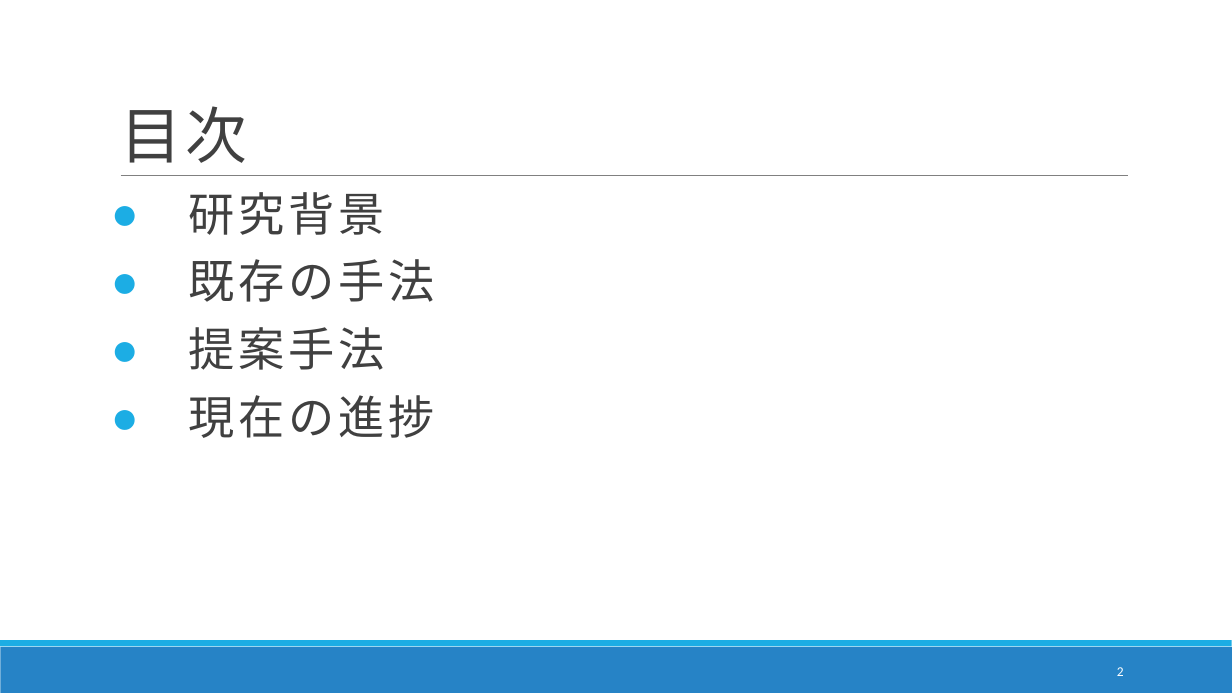
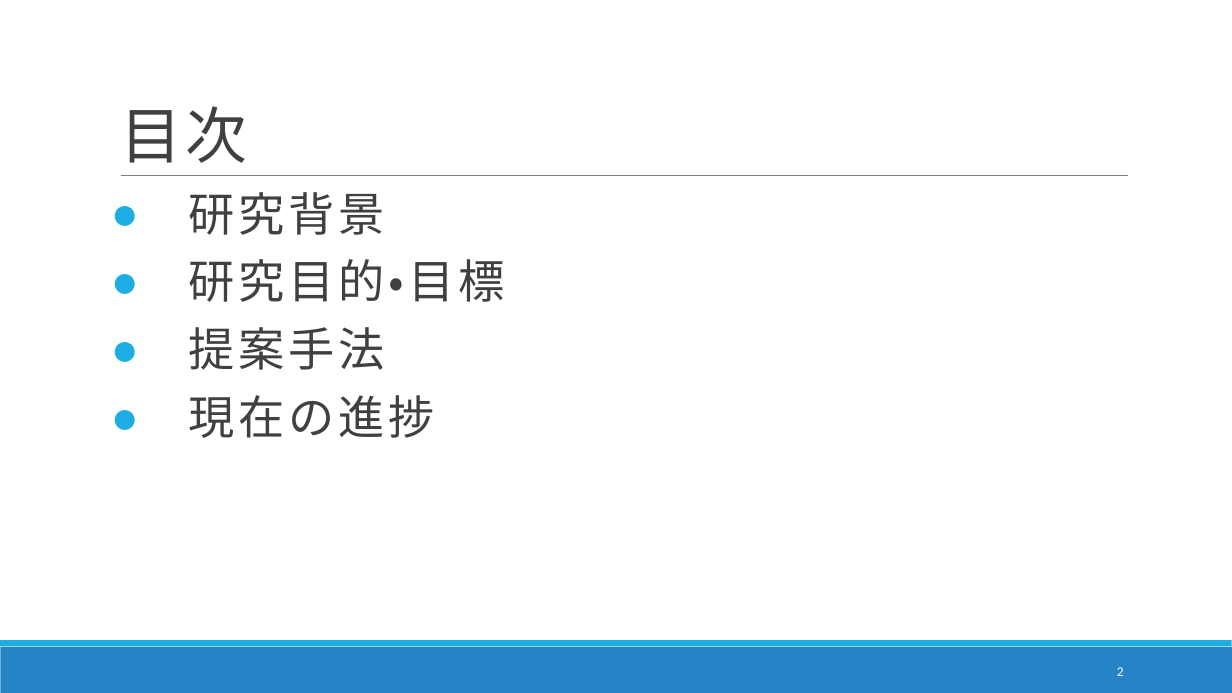
Before and after one commit to DJ956/YoloBarcodeReader, a slide deck: slide 2 of プレゼン/中間報告_danbara.pptx. Drawn at 1232x693 pixels with LibreOffice and Linux fonts; fonts in the diff are those of the drawing. Boxes give left, top, right and bottom in pixels: in the first picture for what was removed or moved away, otherwise in the second. Text is boxed around its words. In the diff, an @@ line names an element or a change of style, - is before the commit and + after.

```diff
--- a/プレゼン/中間報告_danbara.pptx
+++ b/プレゼン/中間報告_danbara.pptx
@@ text at [189,259,505,302]: text changed @@
-● 既存の手法
+● 研究目的・目標
```
Also in this commit, not shown: 5 other slides changed, 1 slide added, 2 slides removed, 1 other file.
